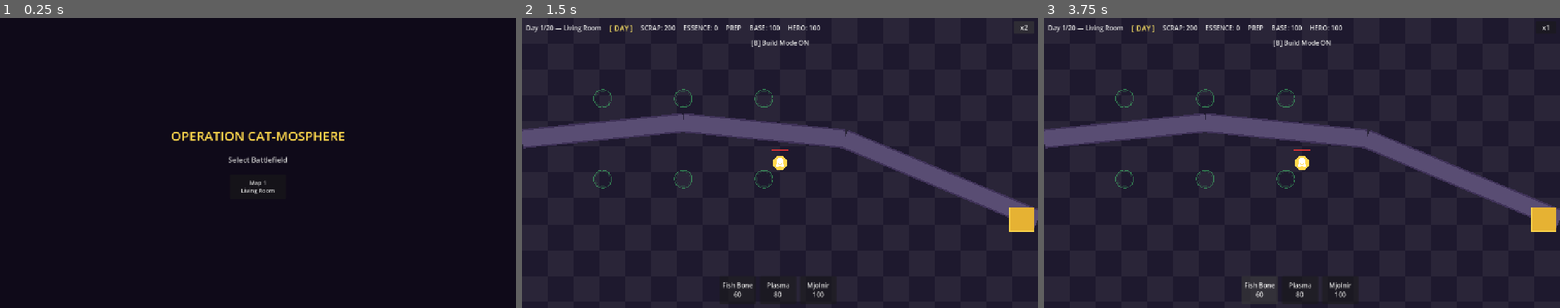
Above: before the commit, frames 1-3 (left to right).
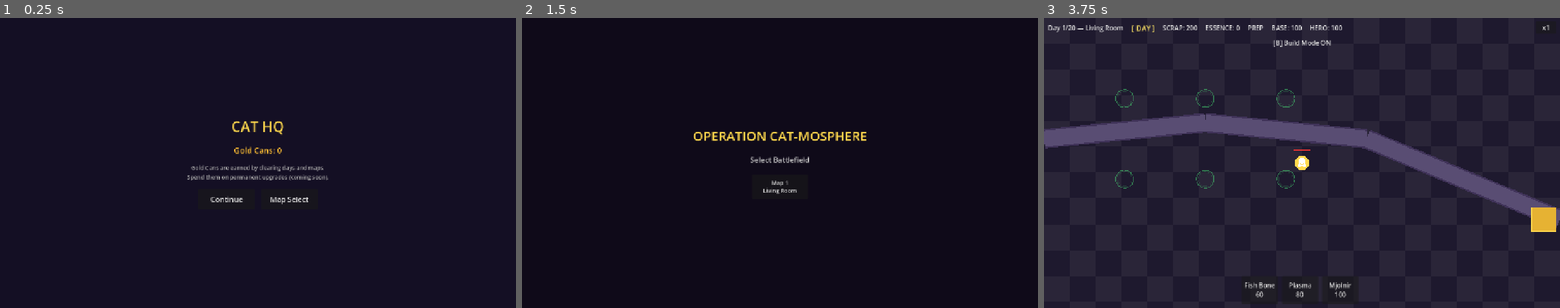
Above: after the commit, the same moments.

Repository: ChungRyong/operation-cat-mosphere
Game: Godot game, scene res://scenes/level/main.tscn
The game is run twice, just before and just after one commit, with the same random seed, the same clock (stepped at 60 frames per second) and the same inputs.
Inputs:
- Up to frame 1 (0.25 s): no input
- Up to frame 2 (1.5 s): click "Map 1 Living Room" (after the commit: "Map Select") at 0.5 s; click "x1" at 1.25 s
- Up to frame 3 (3.75 s): click "x2" (after the commit: "x1") at 2 s; click "x4" (after the commit: "x1") at 2.75 s; click "Fish Bone 60" (after the commit: "Map 1 Living Room") at 3.5 s

The runs differ from the first frame. In frame 1, 2.0% of the frame differs, in the area x 33-67%, y 35-65%; in frame 2, 54%, in the area x 0-100%, y 0-100%; in frame 3, less than 0.1%.

Commit message:
Add Gold Can permanent currency and Cat HQ lobby (Phase 8-1, 8-2)
Gold Cans persist across retries: +5 per day clear, +50 per map
clear. Cat HQ lobby is the new hub screen with gold balance
display, Continue and Map Select buttons. Game flow changed to
Lobby -> Map Select -> Game -> Lobby.

Co-Authored-By: Claude Opus 4.6 <noreply@anthropic.com>

Diff:
--- a/scripts/game_manager.gd
+++ b/scripts/game_manager.gd
@@ -64,6 +64,7 @@
 
 func complete_night() -> void:
 	ResourceManager.add_wave_clear_bonus()
+	ResourceManager.add_gold_can(ResourceManager.GOLD_PER_DAY_CLEAR)
 	day_cleared.emit(current_day)
 	set_phase(GamePhase.DAWN)
 
@@ -71,6 +72,7 @@
 func advance_to_next_day() -> void:
 	if current_day >= DAYS_PER_MAP:
 		highest_unlocked_map = maxi(highest_unlocked_map, current_map + 1)
+		ResourceManager.add_gold_can(ResourceManager.GOLD_PER_MAP_CLEAR)
 		map_cleared.emit(current_map)
 		return
 	start_day(current_day + 1)
--- a/scripts/hud.gd
+++ b/scripts/hud.gd
@@ -9,6 +9,8 @@
 signal tower_repair_requested
 signal tower_sell_requested
 signal hero_levelup_requested(stat: String)
+signal lobby_play_requested
+signal lobby_map_select_requested
 
 @onready var scrap_label: Label = %ScrapLabel
 @onready var essence_label: Label = %EssenceLabel
@@ -40,6 +42,8 @@
 var _hero_panel: Panel
 var _hero_stat_labels: Dictionary = {}
 var _hero_stat_btns: Dictionary = {}
+var _lobby_panel: Panel
+var _lobby_gold_label: Label
 const SPEED_STEPS: Array[float] = [1.0, 2.0, 4.0]
 var _speed_index: int = 0
 
@@ -54,9 +58,11 @@
 	dawn_panel.visible = false
 	day_hint_label.visible = false
 	speed_button.pressed.connect(_on_speed_pressed)
+	ResourceManager.gold_can_changed.connect(_on_gold_can_changed)
 	_setup_tower_buttons()
 	_setup_tower_info_panel()
 	_setup_hero_panel()
+	_setup_lobby_panel()
 	_setup_map_select_panel()
 	_setup_gameover_buttons()
 
@@ -373,6 +379,94 @@
 			_hero_stat_btns[stat].disabled = not ResourceManager.can_afford_essence(cost)
 
 
+func _setup_lobby_panel() -> void:
+	_lobby_panel = Panel.new()
+	_lobby_panel.set_anchors_preset(Control.PRESET_FULL_RECT)
+	var bg_style := StyleBoxFlat.new()
+	bg_style.bg_color = Color(0.08, 0.06, 0.14, 1.0)
+	_lobby_panel.add_theme_stylebox_override("panel", bg_style)
+	add_child(_lobby_panel)
+
+	var vbox := VBoxContainer.new()
+	vbox.set_anchors_preset(Control.PRESET_CENTER)
+	vbox.offset_left = -300.0
+	vbox.offset_top = -160.0
+	vbox.offset_right = 300.0
+	vbox.offset_bottom = 160.0
+	vbox.grow_horizontal = Control.GROW_DIRECTION_BOTH
+	vbox.grow_vertical = Control.GROW_DIRECTION_BOTH
+	vbox.alignment = BoxContainer.ALIGNMENT_CENTER
+	vbox.add_theme_constant_override("separation", 20)
+	_lobby_panel.add_child(vbox)
+
+	var title := Label.new()
+	title.text = "CAT HQ"
+	title.horizontal_alignment = HORIZONTAL_ALIGNMENT_CENTER
+	var title_settings := LabelSettings.new()
+	title_settings.font_size = 36
+	title_settings.font_color = Color(1.0, 0.85, 0.3, 1.0)
+	title.label_settings = title_settings
+	vbox.add_child(title)
+
+	_lobby_gold_label = Label.new()
+	_lobby_gold_label.horizontal_alignment = HORIZONTAL_ALIGNMENT_CENTER
+	var gold_settings := LabelSettings.new()
+	gold_settings.font_size = 20
+	gold_settings.font_color = Color(1.0, 0.75, 0.2, 1.0)
+	_lobby_gold_label.label_settings = gold_settings
+	vbox.add_child(_lobby_gold_label)
+
+	var desc := Label.new()
+	desc.text = "Gold Cans are earned by clearing days and maps.\nSpend them on permanent upgrades (coming soon)."
+	desc.horizontal_alignment = HORIZONTAL_ALIGNMENT_CENTER
+	var desc_settings := LabelSettings.new()
+	desc_settings.font_size = 14
+	desc_settings.font_color = Color(0.7, 0.7, 0.7, 1.0)
+	desc.label_settings = desc_settings
+	vbox.add_child(desc)
+
+	var btn_box := HBoxContainer.new()
+	btn_box.alignment = BoxContainer.ALIGNMENT_CENTER
+	btn_box.add_theme_constant_override("separation", 16)
+	vbox.add_child(btn_box)
+
+	var play_btn := Button.new()
+	play_btn.text = "Continue"
+	play_btn.custom_minimum_size = Vector2(140, 50)
+	play_btn.add_theme_font_size_override("font_size", 18)
+	play_btn.pressed.connect(func() -> void: lobby_play_requested.emit())
+	btn_box.add_child(play_btn)
+
+	var map_btn := Button.new()
+	map_btn.text = "Map Select"
+	map_btn.custom_minimum_size = Vector2(140, 50)
+	map_btn.add_theme_font_size_override("font_size", 18)
+	map_btn.pressed.connect(func() -> void: lobby_map_select_requested.emit())
+	btn_box.add_child(map_btn)
+
+	_lobby_panel.visible = false
+
+
+func show_lobby() -> void:
+	_lobby_panel.visible = true
+	_lobby_gold_label.text = "Gold Cans: %d" % ResourceManager.gold_can
+	game_over_panel.visible = false
+	dawn_panel.visible = false
+	tower_panel.visible = false
+	_map_select_panel.visible = false
+	_hero_panel.visible = false
+	_tower_info_panel.visible = false
+
+
+func hide_lobby() -> void:
+	_lobby_panel.visible = false
+
+
+func _on_gold_can_changed(_amount: int) -> void:
+	if _lobby_panel.visible:
+		_lobby_gold_label.text = "Gold Cans: %d" % ResourceManager.gold_can
+
+
 func _setup_map_select_panel() -> void:
 	_map_select_panel = Panel.new()
 	_map_select_panel.set_anchors_preset(Control.PRESET_FULL_RECT)
--- a/scripts/main.gd
+++ b/scripts/main.gd
@@ -31,12 +31,14 @@
 	hud.tower_repair_requested.connect(_on_tower_repair)
 	hud.tower_sell_requested.connect(_on_tower_sell)
 	hud.hero_levelup_requested.connect(_on_hero_levelup)
+	hud.lobby_play_requested.connect(_on_lobby_play)
+	hud.lobby_map_select_requested.connect(_on_lobby_map_select)
 	wave_manager.wave_finished.connect(_on_wave_finished)
 	GameManager.game_over.connect(_on_game_over)
 	GameManager.map_cleared.connect(_on_map_cleared)
 	GameManager.day_started.connect(_on_day_started)
 	hero.health_changed.connect(func(hp: float) -> void: hud.update_hero_hp(hp))
-	_show_map_select()
+	_show_lobby()
 
 
 func _on_day_started(day: int) -> void:
@@ -156,9 +158,26 @@
 	wave_manager.stop()
 
 
+func _show_lobby() -> void:
+	GameManager.set_phase(GameManager.GamePhase.MENU)
+	hud.show_lobby()
+
+
 func _show_map_select() -> void:
 	GameManager.set_phase(GameManager.GamePhase.MENU)
+	hud.hide_lobby()
 	hud.show_map_select(GameManager.highest_unlocked_map)
+
+
+func _on_lobby_play() -> void:
+	hud.hide_lobby()
+	_reset_gameplay()
+	GameManager.start_map(GameManager.current_map)
+
+
+func _on_lobby_map_select() -> void:
+	hud.hide_lobby()
+	_show_map_select()
 
 
 func _on_map_chosen(map_index: int) -> void:
@@ -173,7 +192,7 @@
 
 func _on_menu() -> void:
 	_reset_gameplay()
-	_show_map_select()
+	_show_lobby()
 
 
 func _reset_gameplay() -> void:
--- a/scripts/resource_manager.gd
+++ b/scripts/resource_manager.gd
@@ -3,8 +3,11 @@
 signal scrap_changed(amount: int)
 signal essence_changed(amount: int)
 signal catnip_changed(amount: int)
+signal gold_can_changed(amount: int)
 
 const WAVE_CLEAR_BONUS: int = 20
+const GOLD_PER_DAY_CLEAR: int = 5
+const GOLD_PER_MAP_CLEAR: int = 50
 
 var scrap: int = 0:
 	set(value):
@@ -20,6 +23,11 @@
 	set(value):
 		catnip = value
 		catnip_changed.emit(catnip)
+
+var gold_can: int = 0:
+	set(value):
+		gold_can = value
+		gold_can_changed.emit(gold_can)
 
 
 func reset_for_map(starting_scrap_amount: int) -> void:
@@ -61,5 +69,20 @@
 	essence += amount
 
 
+func add_gold_can(amount: int) -> void:
+	gold_can += amount
+
+
+func can_afford_gold(cost: int) -> bool:
+	return gold_can >= cost
+
+
+func spend_gold(amount: int) -> bool:
+	if not can_afford_gold(amount):
+		return false
+	gold_can -= amount
+	return true
+
+
 func add_wave_clear_bonus() -> void:
 	scrap += WAVE_CLEAR_BONUS
Not shown, changed: DEVPLAN.md
